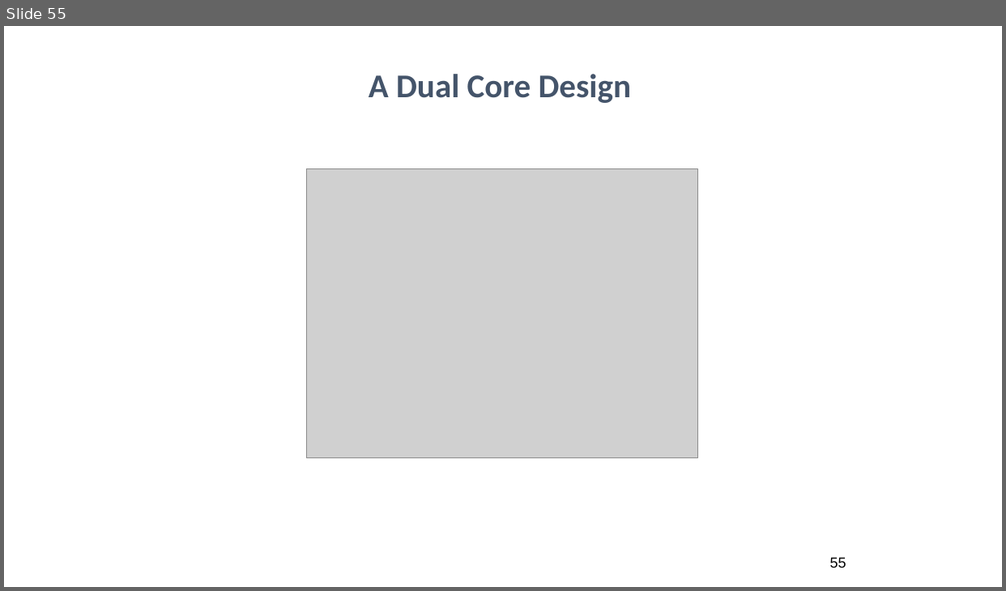
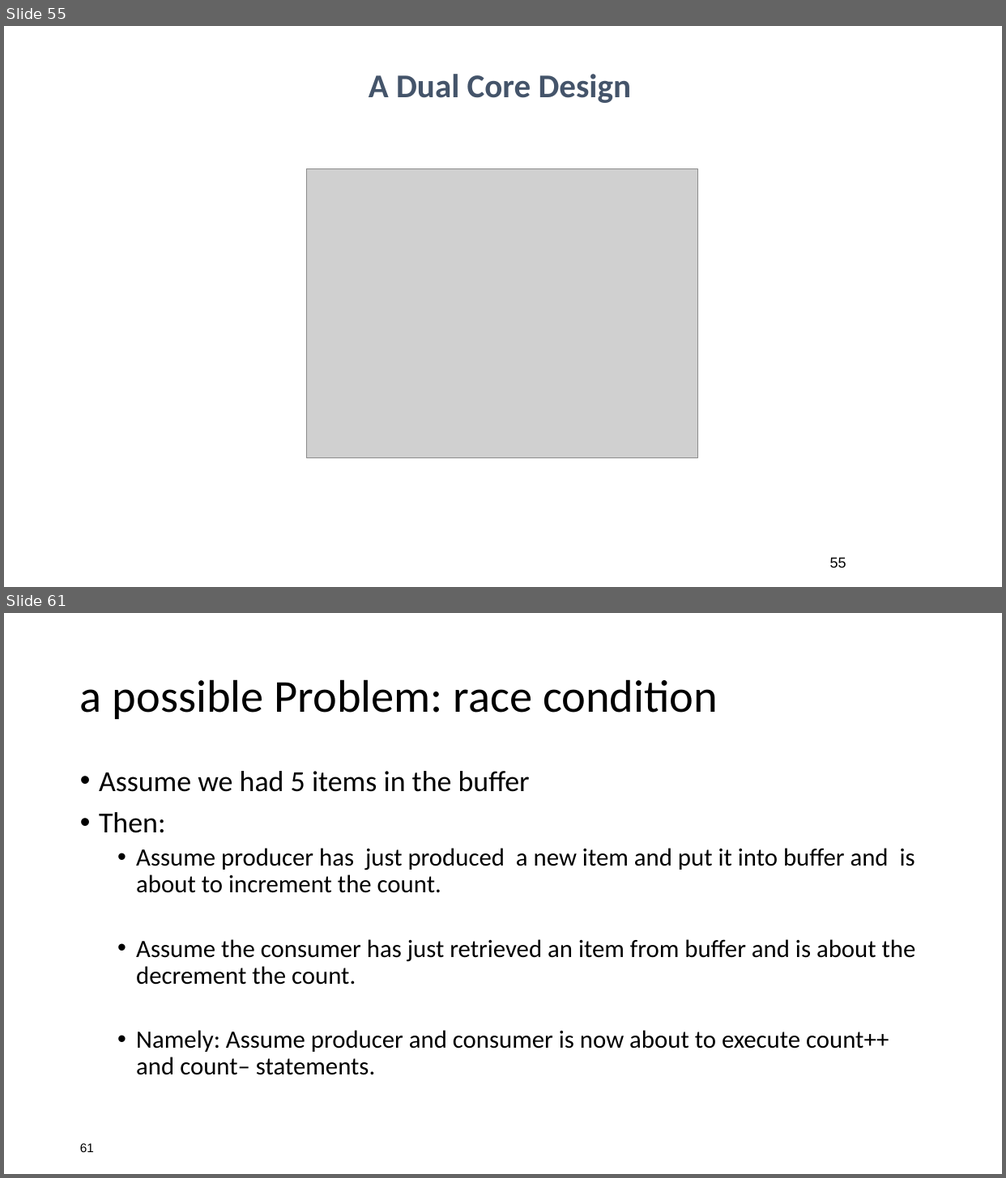
Before and after one commit to ahadsuleymanli/BHOS_IT_19_1, a slide deck: WEEK13/Week 13.pptx. Shown one above the other, each under a label of ours: slide 55 before the commit, slides 55 and 61 after it; the slides between them are not shown. The pictures are 1006x591 and 1006x1178 pixels, drawn with LibreOffice and Linux fonts; fonts in the diff are those of the drawing; grey boxes stand for pictures. Boxes give left, top, right and bottom in pixels: in the first picture for what was removed or moved away, otherwise in the second. Text is boxed around its words. In the diff, an @@ line names an element or a change of style, - is before the commit and + after.

```diff
--- a/WEEK13/Week 13.pptx
+++ b/WEEK13/Week 13.pptx
@@ slide 61 added at (4,613,1002,1174), background #FFFFFF @@
@@ title added at (80,679,718,719), 44 pt, text #000000 @@
+a possible Problem: race condition
@@ text added at (99,771,916,1076), 24 pt, text #000000 @@
+• Assume we had 5 items in the buffer
+• Then:
+  • Assume producer has just produced a new item and put it into buffer and is about to increment the count.
+  • Assume the consumer has just retrieved an item from buffer and is about the decrement the count.
+  • Namely: Assume producer and consumer is now about to execute count++ and count– statements.
@@ page number added at (80,1144,94,1152), 12 pt, text #000000 @@
+61
```
Also in this commit, not shown: 82 other slides added.
